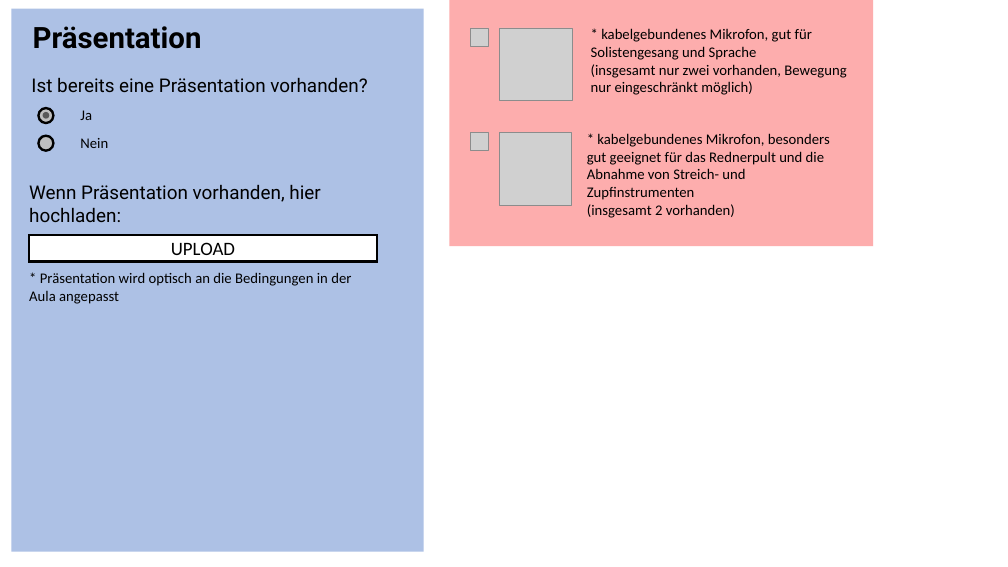
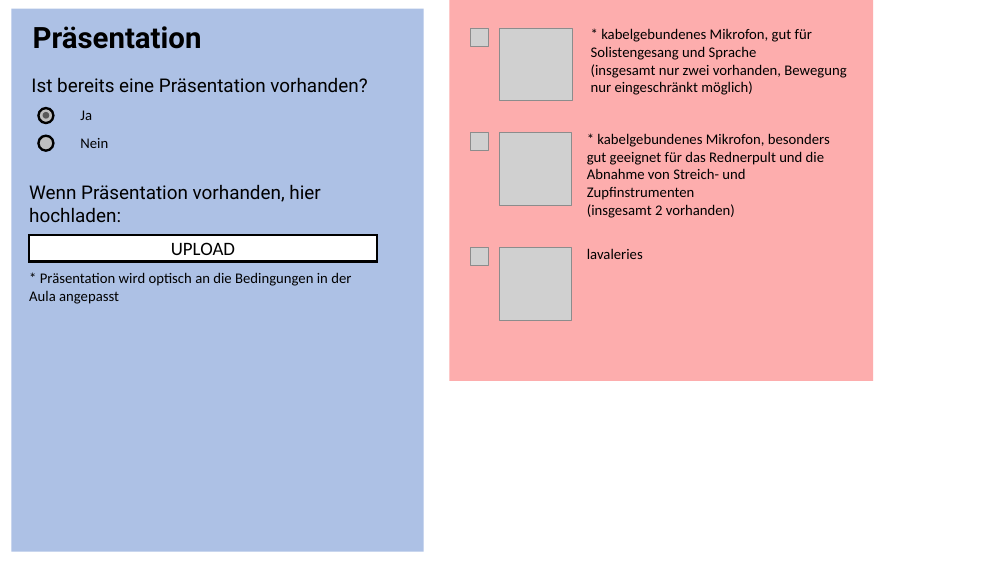
Before and after one commit to juliuswiegand/technikag, a slide deck: slide 4 of design.pptx. Drawn at 1008x567 pixels with LibreOffice and Linux fonts; fonts in the diff are those of the drawing; grey boxes stand for pictures. Boxes give left, top, right and bottom in pixels: in the first picture for what was removed or moved away, otherwise in the second. Text is boxed around its words. In the diff, an @@ line names an element or a change of style, - is before the commit and + after.

```diff
--- a/design.pptx
+++ b/design.pptx
@@ rectangle: place and size @@
-rectangle at (449, 0, 873, 246)
+rectangle at (449, 0, 873, 381)
@@ picture added at (471, 248, 489, 266) @@
@@ picture added at (499, 248, 572, 321) @@
@@ text added at (587, 248, 643, 259), 14 pt, text #000000 @@
+lavaleries
```
Also in this commit, not shown: 4 other files.
